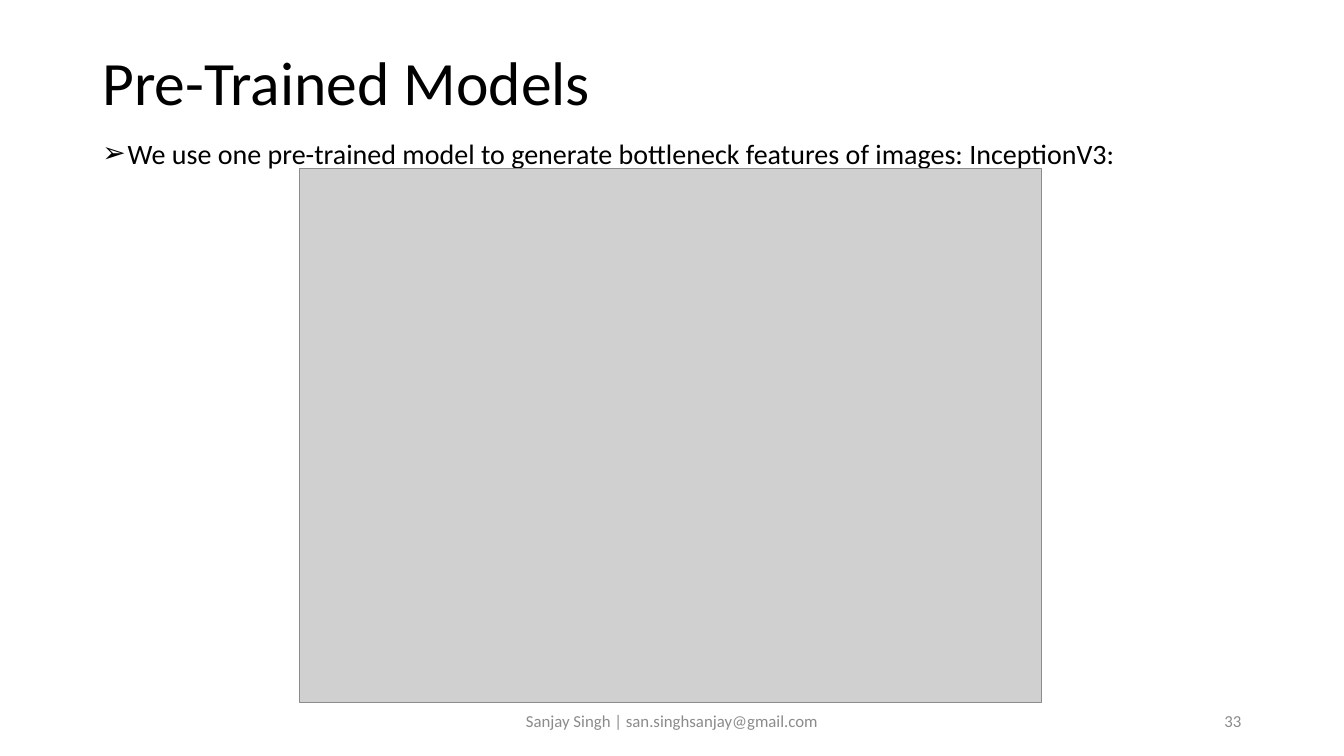
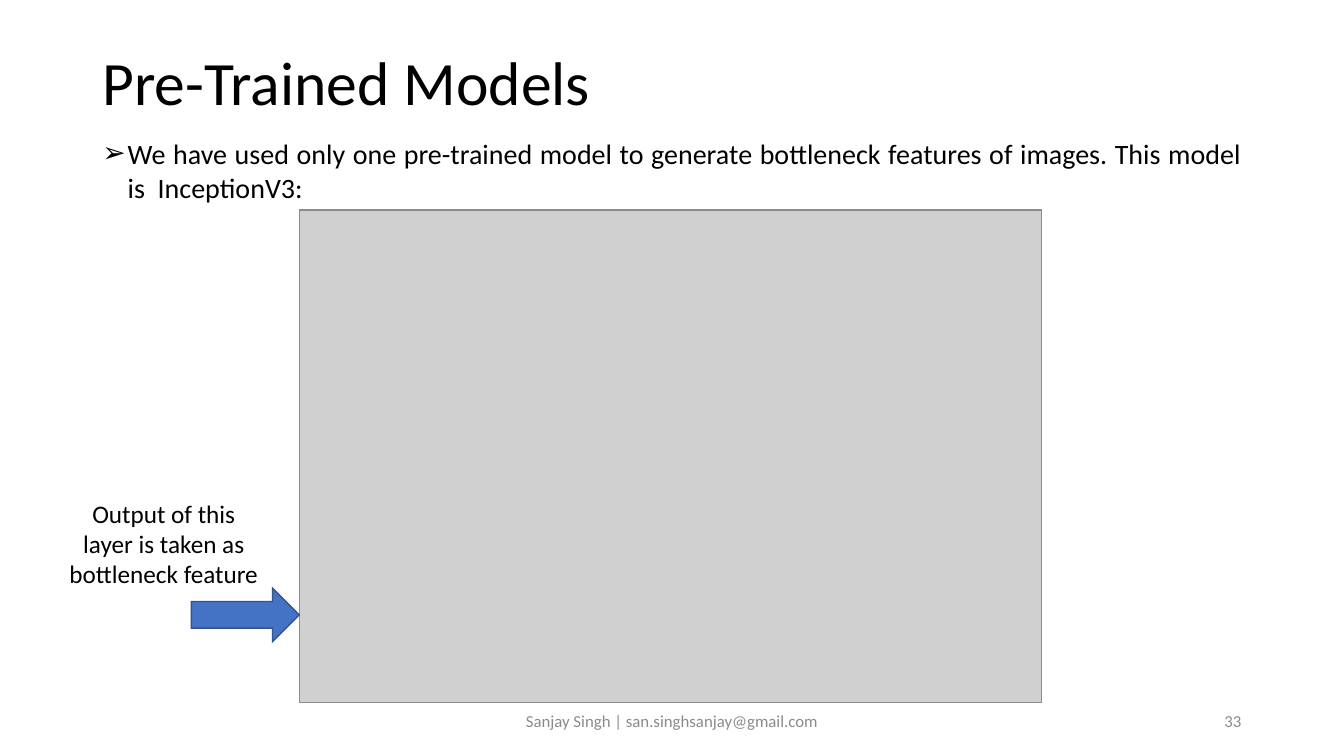
Before and after one commit to sansinghsanjay/Flickr8k_ImageCaptioning_AttentionMechanism, a slide deck: slide 33 of readme.pptx. Drawn at 1344x756 pixels with LibreOffice and Linux fonts; fonts in the diff are those of the drawing; grey boxes stand for pictures. Boxes give left, top, right and bottom in pixels: in the first picture for what was removed or moved away, otherwise in the second. Text is boxed around its words. In the diff, an @@ line names an element or a change of style, - is before the commit and + after.

```diff
--- a/readme.pptx
+++ b/readme.pptx
@@ text at (128, 144, 1240, 203): text changed @@
-➢ We use one pre-trained model to generate bottleneck features of images: InceptionV3:
+➢ We have used only one pre-trained model to generate bottleneck features of images. This model is InceptionV3:
@@ picture: place and size @@
-picture at (299, 169, 1042, 703)
+picture at (299, 210, 1042, 703)
@@ text added at (69, 505, 258, 583), 18 pt, text #000000 @@
+Output of this layer is taken as bottleneck feature
@@ right arrow added at (192, 588, 299, 641), fill #4472C4, outline #325491 1 pt @@
```
Also in this commit, not shown: 8 other slides changed, 7 other files.
